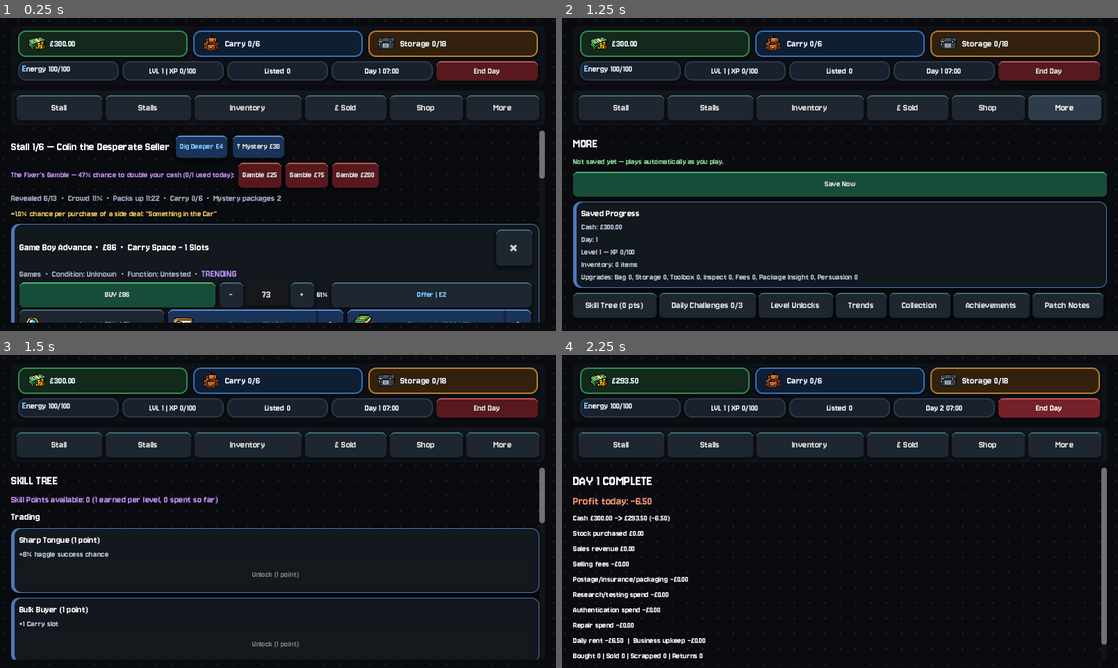
Above: before the commit, frames 1-4 (two rows, left to right).
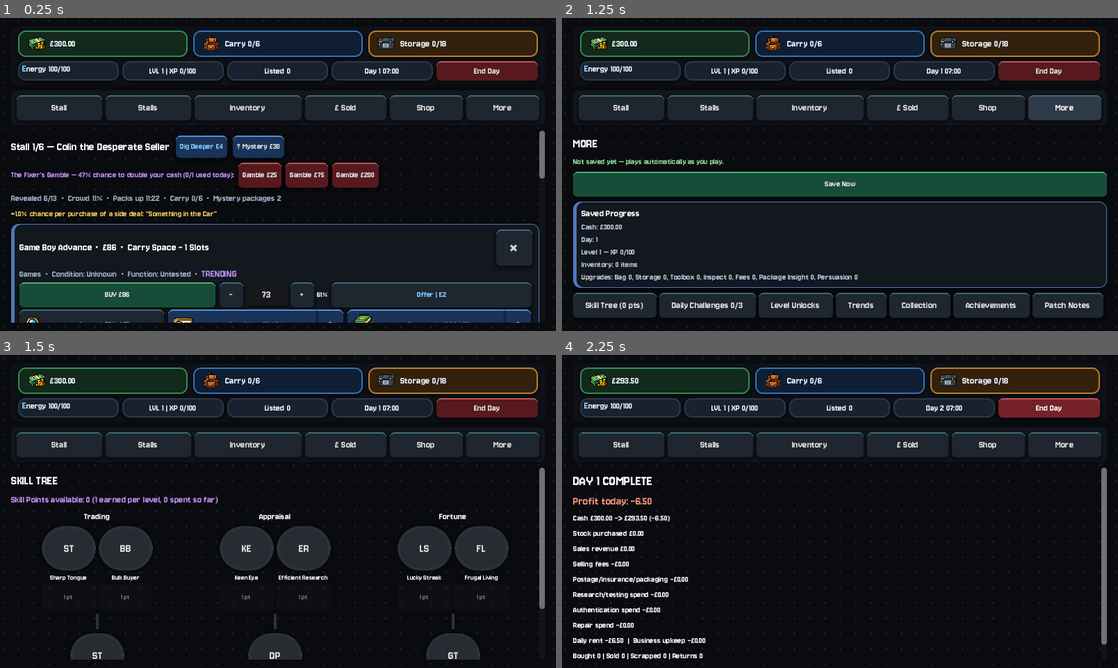
Above: after the commit, the same moments.

Repository: wmilburn1997-ai/car-boot-reseller
Game: Godot game, scene res://Main.tscn
Same seed, same stepped clock (60 frames per second), same inputs: the game is played once before the commit and once after it.
Inputs:
- Up to frame 1 (0.25 s): no input
- Up to frame 2 (1.25 s): click "More" at 0.5 s
- Up to frame 3 (1.5 s): click "Skill Tree (0 pts)" at 1.25 s
- Up to frame 4 (2.25 s): click "End Day" at 2 s

Frames 1-2 are identical in both runs. In frame 3, 4.1% of the frame differs, in the area x 2-98%, y 50-98%; in frame 4, nothing differs.

Commit message:
Rebuild Skill Tree as an actual visual tree with node buttons and connectors

Diff:
--- a/main.gd
+++ b/main.gd
@@ -660,6 +660,93 @@
 			desc_label.add_theme_color_override("font_color", Color(0.55,0.85,0.58,1.0))
 		row.add_child(desc_label)
 
+func make_skill_node(s):
+	var col = VBoxContainer.new()
+	col.add_theme_constant_override("separation", 4)
+	col.alignment = BoxContainer.ALIGNMENT_CENTER
+
+	var unlocked = has_skill(s["name"])
+	var prereq_ok = s["requires"] == "" or has_skill(s["requires"])
+	var can_afford = skill_points_available() >= int(s["cost"])
+
+	var node_color = Color(0.16,0.17,0.20,1.0)
+	var border_color = Color(0.32,0.35,0.40,0.5)
+	if unlocked:
+		node_color = Color(0.11,0.30,0.19,1.0)
+		border_color = Color(0.45,0.85,0.55,0.95)
+	elif prereq_ok and can_afford:
+		node_color = Color(0.32,0.25,0.09,1.0)
+		border_color = Color(0.90,0.76,0.35,0.95)
+
+	var node_button = Button.new()
+	var initials = ""
+	for word in s["name"].split(" "):
+		initials += word[0]
+	node_button.text = initials
+	node_button.custom_minimum_size = Vector2(64, 64)
+	var sb_normal = StyleBoxFlat.new()
+	sb_normal.bg_color = node_color
+	sb_normal.border_color = border_color
+	sb_normal.border_width_left = 3
+	sb_normal.border_width_right = 3
+	sb_normal.border_width_top = 3
+	sb_normal.border_width_bottom = 3
+	sb_normal.corner_radius_top_left = 32
+	sb_normal.corner_radius_top_right = 32
+	sb_normal.corner_radius_bottom_left = 32
+	sb_normal.corner_radius_bottom_right = 32
+	sb_normal.shadow_color = Color(0,0,0,0.4)
+	sb_normal.shadow_size = 5
+	var sb_hover = sb_normal.duplicate()
+	sb_hover.bg_color = node_color.lightened(0.15)
+	var sb_pressed = sb_normal.duplicate()
+	sb_pressed.bg_color = node_color.darkened(0.15)
+	node_button.add_theme_stylebox_override("normal", sb_normal)
+	node_button.add_theme_stylebox_override("hover", sb_hover)
+	node_button.add_theme_stylebox_override("pressed", sb_pressed)
+	node_button.add_theme_font_size_override("font_size", 18)
+	node_button.tooltip_text = s["desc"]
+	node_button.pressed.connect(Callable(self, "queue_popup").bind("%s: %s" % [s["name"], s["desc"]], "info"))
+	col.add_child(node_button)
+
+	var name_label = Label.new()
+	name_label.text = s["name"]
+	name_label.horizontal_alignment = HORIZONTAL_ALIGNMENT_CENTER
+	name_label.autowrap_mode = TextServer.AUTOWRAP_WORD_SMART
+	name_label.custom_minimum_size = Vector2(78, 0)
+	name_label.add_theme_font_size_override("font_size", 11)
+	if unlocked:
+		name_label.add_theme_color_override("font_color", Color(0.55,0.85,0.58,1.0))
+	col.add_child(name_label)
+
+	if unlocked:
+		var done_label = Label.new()
+		done_label.text = "UNLOCKED"
+		done_label.horizontal_alignment = HORIZONTAL_ALIGNMENT_CENTER
+		done_label.add_theme_font_size_override("font_size", 9)
+		done_label.add_theme_color_override("font_color", Color(0.55,0.85,0.58,1.0))
+		col.add_child(done_label)
+	else:
+		var buy_button = Button.new()
+		var point_word = "pt" if int(s["cost"]) == 1 else "pts"
+		buy_button.text = "%d %s" % [int(s["cost"]), point_word]
+		buy_button.custom_minimum_size = Vector2(64, 26)
+		style_button(buy_button, "buy")
+		buy_button.add_theme_font_size_override("font_size", 11)
+		buy_button.disabled = not can_afford or not prereq_ok
+		buy_button.pressed.connect(Callable(self, "buy_skill").bind(s["name"]))
+		col.add_child(buy_button)
+
+	return col
+
+func make_skill_connector(from_unlocked):
+	var connector = ColorRect.new()
+	connector.custom_minimum_size = Vector2(4, 22)
+	connector.color = Color(0.45,0.85,0.55,0.9) if from_unlocked else Color(0.32,0.35,0.40,0.5)
+	var wrap = CenterContainer.new()
+	wrap.add_child(connector)
+	return wrap
+
 func show_skill_tree():
 	current_screen_name = "show_skill_tree"
 	clear_body()
@@ -677,50 +764,60 @@
 	points_label.text = "Skill Points available: %d (1 earned per level, %d spent so far)" % [skill_points_available(), skill_points_spent()]
 	body.add_child(points_label)
 
+	var tree_row = HBoxContainer.new()
+	tree_row.add_theme_constant_override("separation", 8)
+	tree_row.alignment = BoxContainer.ALIGNMENT_CENTER
+	tree_row.size_flags_horizontal = Control.SIZE_EXPAND_FILL
+	body.add_child(tree_row)
+
 	var categories = ["Trading", "Appraisal", "Fortune"]
 	for cat in categories:
+		var col = VBoxContainer.new()
+		col.add_theme_constant_override("separation", 6)
+		col.size_flags_horizontal = Control.SIZE_EXPAND_FILL
+		tree_row.add_child(col)
+
 		var cat_header = Label.new()
-		cat_header.add_theme_font_size_override("font_size", 16)
+		cat_header.horizontal_alignment = HORIZONTAL_ALIGNMENT_CENTER
+		cat_header.size_flags_horizontal = Control.SIZE_EXPAND_FILL
+		cat_header.add_theme_font_size_override("font_size", 14)
 		cat_header.text = cat
-		body.add_child(cat_header)
+		col.add_child(cat_header)
+
+		var cat_skills = []
 		for s in skill_tree:
-			if s["category"] != cat:
-				continue
-			var card = make_card()
-			body.add_child(card)
-			var box = VBoxContainer.new()
-			box.add_theme_constant_override("separation", 4)
-			card.add_child(box)
-			var unlocked = has_skill(s["name"])
-			var name_label = Label.new()
-			name_label.autowrap_mode = TextServer.AUTOWRAP_WORD_SMART
-			name_label.size_flags_horizontal = Control.SIZE_EXPAND_FILL
-			name_label.add_theme_font_size_override("font_size", 15)
-			var prefix = "[UNLOCKED] " if unlocked else ""
-			var point_word = "point" if int(s["cost"]) == 1 else "points"
-			name_label.text = "%s%s (%d %s)" % [prefix, s["name"], int(s["cost"]), point_word]
-			if unlocked:
-				name_label.add_theme_color_override("font_color", Color(0.55,0.85,0.58,1.0))
-			box.add_child(name_label)
-			var desc_label = Label.new()
-			desc_label.autowrap_mode = TextServer.AUTOWRAP_WORD_SMART
-			desc_label.size_flags_horizontal = Control.SIZE_EXPAND_FILL
-			desc_label.add_theme_font_size_override("font_size", 13)
-			desc_label.add_theme_color_override("font_color", Color(0.72,0.78,0.85,1.0))
-			var req_text = ""
-			if s["requires"] != "":
-				req_text = " — requires %s" % s["requires"]
-			desc_label.text = s["desc"] + req_text
-			box.add_child(desc_label)
-			if not unlocked:
-				var buy_button = Button.new()
-				buy_button.text = "Unlock (%d %s)" % [int(s["cost"]), point_word]
-				style_button(buy_button, "buy")
-				var can_afford = skill_points_available() >= int(s["cost"])
-				var prereq_ok = s["requires"] == "" or has_skill(s["requires"])
-				buy_button.disabled = not can_afford or not prereq_ok
-				buy_button.pressed.connect(Callable(self, "buy_skill").bind(s["name"]))
-				box.add_child(buy_button)
+			if s["category"] == cat:
+				cat_skills.append(s)
+		var base_skills = []
+		var dependent_skills = []
+		for s in cat_skills:
+			if s["requires"] == "":
+				base_skills.append(s)
+			else:
+				dependent_skills.append(s)
+
+		var base_row = HBoxContainer.new()
+		base_row.add_theme_constant_override("separation", 4)
+		base_row.alignment = BoxContainer.ALIGNMENT_CENTER
+		for s in base_skills:
+			base_row.add_child(make_skill_node(s))
+		col.add_child(base_row)
+
+		for s in dependent_skills:
+			var prereq_unlocked = has_skill(s["requires"])
+			col.add_child(make_skill_connector(prereq_unlocked))
+			var dep_row = HBoxContainer.new()
+			dep_row.alignment = BoxContainer.ALIGNMENT_CENTER
+			dep_row.add_child(make_skill_node(s))
+			col.add_child(dep_row)
+
+	var legend = Label.new()
+	legend.autowrap_mode = TextServer.AUTOWRAP_WORD_SMART
+	legend.size_flags_horizontal = Control.SIZE_EXPAND_FILL
+	legend.add_theme_font_size_override("font_size", 12)
+	legend.add_theme_color_override("font_color", Color(0.62,0.68,0.76,1.0))
+	legend.text = "Green = unlocked  •  Gold = ready to unlock  •  Grey = locked or needs its prerequisite first. Tap a node to see what it does."
+	body.add_child(legend)
 
 func show_more_menu():
 	current_screen_name = "show_more_menu"
@@ -3913,6 +4010,10 @@
 	show_shop()
 
 var patch_notes = [
+	{"version": "v44", "notes": [
+		"Rebuilt the Skill Tree to actually look like a tree — circular node buttons in 3 columns (one per category), color-coded green/gold/grey for unlocked/ready/locked, connected by visual bars showing prerequisite relationships",
+		"Tap a node to see what it does, use the small button below it to unlock",
+	]},
 	{"version": "v43", "notes": [
 		"Added a Skill Tree — 9 skills across 3 categories (Trading, Appraisal, Fortune), spent using Skill Points earned at 1 per level, separate from the existing automatic Level Unlocks",
 		"Trading: Sharp Tongue/Silver Tongue (+8%/+18% haggle success), Bulk Buyer (+1 Carry slot)",
Not shown, changed: docs/index.html
Not shown, changed: docs/index.pck
